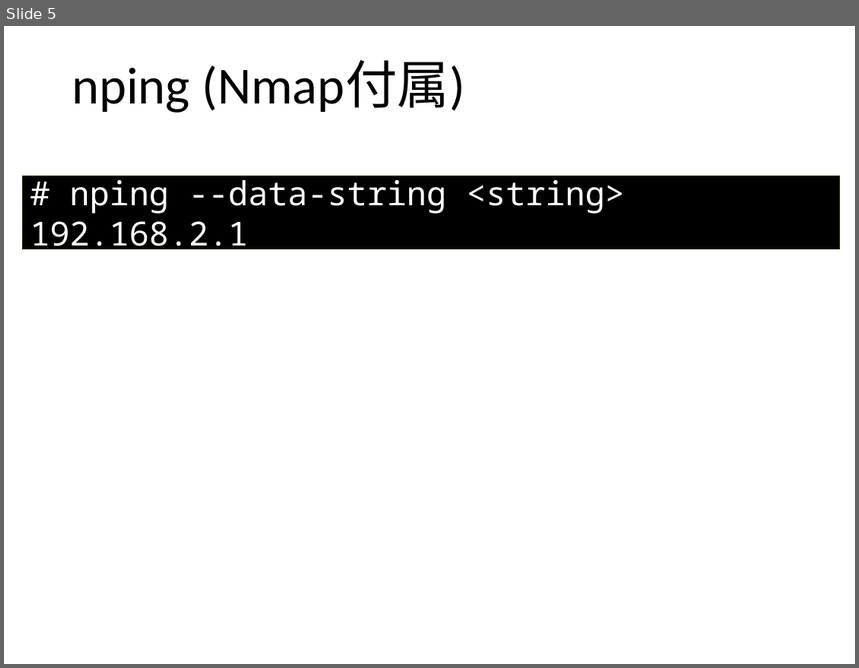
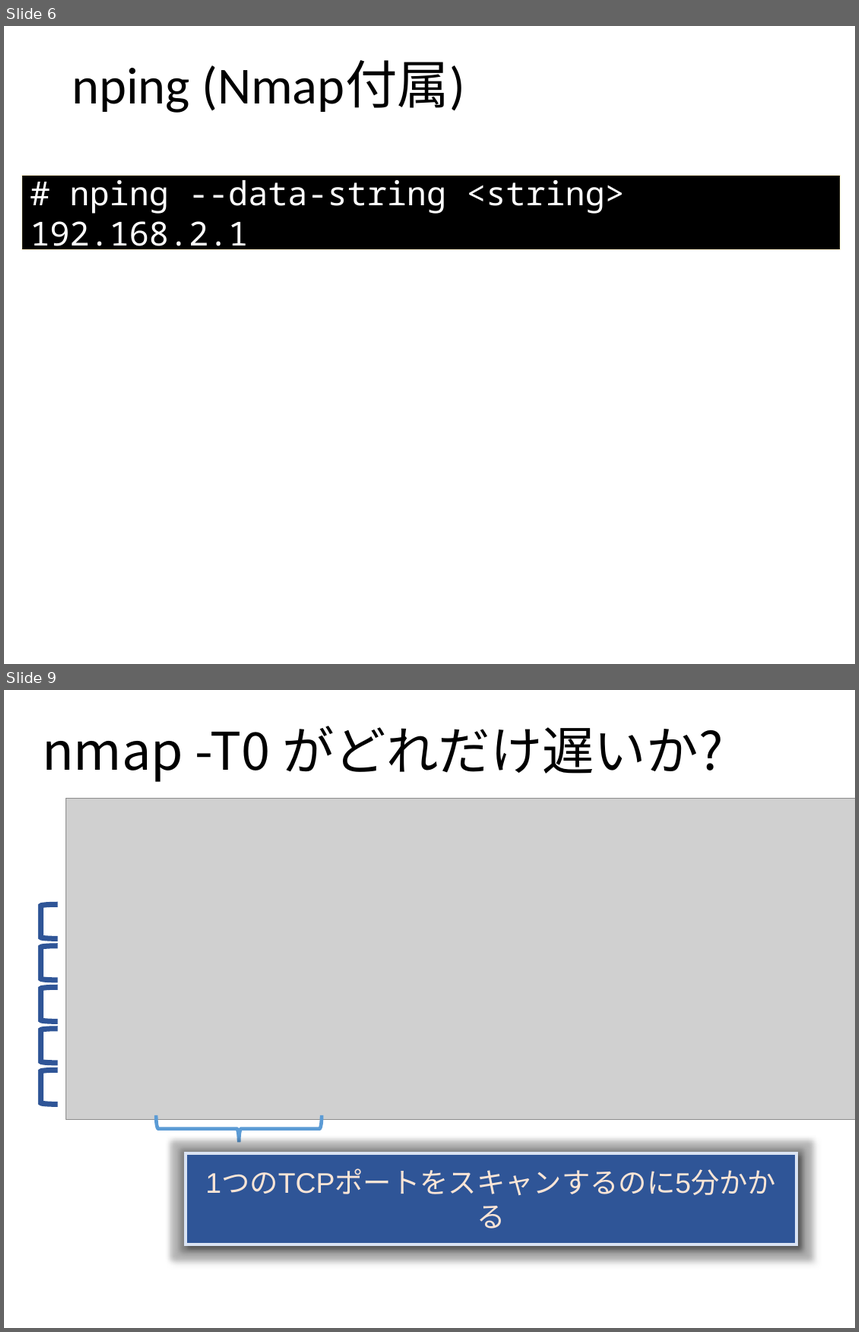
Before and after one commit to ozuma/sumida_sec, a slide deck: 2015-no.2/ppt/00_ozuma.pptx. Shown one above the other, each under a label of ours: slide 5 before the commit, slides 6 and 9 after it; the slides between them are not shown. The pictures are 859x668 and 859x1332 pixels, drawn with LibreOffice and Linux fonts; fonts in the diff are those of the drawing; grey boxes stand for pictures. Boxes give left, top, right and bottom in pixels: in the first picture for what was removed or moved away, otherwise in the second. Text is boxed around its words. In the diff, an @@ line names an element or a change of style, - is before the commit and + after.

Commit message:
nmapのスキャンモードをスライドに追加

```diff
--- a/2015-no.2/ppt/00_ozuma.pptx
+++ b/2015-no.2/ppt/00_ozuma.pptx
@@ slide 9 added at (4,690,855,1328), background #FFFFFF @@
@@ title added at (42,726,723,782), 44 pt, text #000000 @@
+nmap -T0 がどれだけ遅いか?
@@ picture added at (66,798,855,1119) @@
@@ left bracket added at (40,904,58,939), outline #2F5597 4.5 pt @@
@@ left bracket added at (40,946,58,980), outline #2F5597 4.5 pt @@
@@ left bracket added at (40,987,58,1021), outline #2F5597 4.5 pt @@
@@ left bracket added at (40,1029,58,1063), outline #2F5597 4.5 pt @@
@@ left bracket added at (40,1071,58,1104), outline #2F5597 4.5 pt @@
@@ right brace added at (156,1115,322,1142), outline #5B9BD5 3 pt @@
@@ rectangle added at (186,1154,797,1245), fill #2F5597, outline #DAE3F3 2.25 pt, 24 pt, text #FBE5D6 @@
+1つのTCPポートをスキャンするのに5分かかる
@@ what was slide 5 is now slide 6 @@
```
Also in this commit, not shown: 2 slides changed, 4 other slides added, 2 other files.
